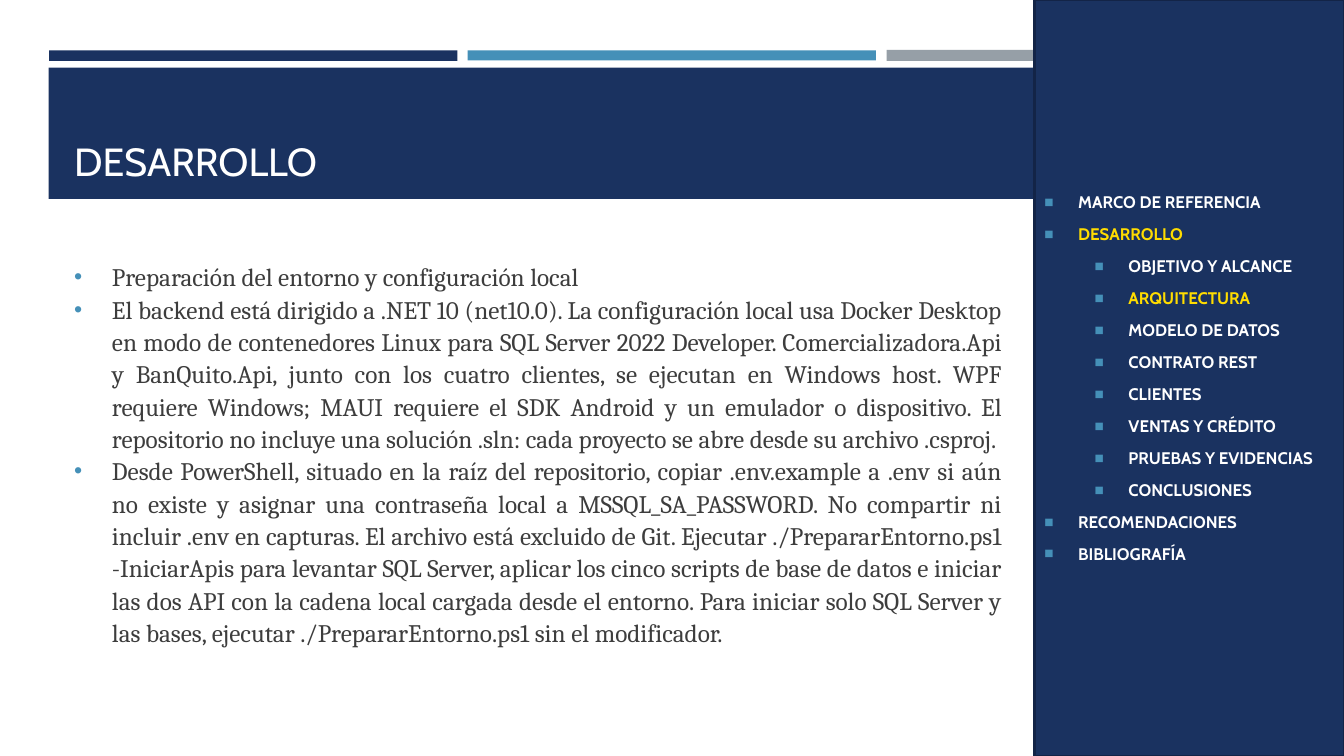
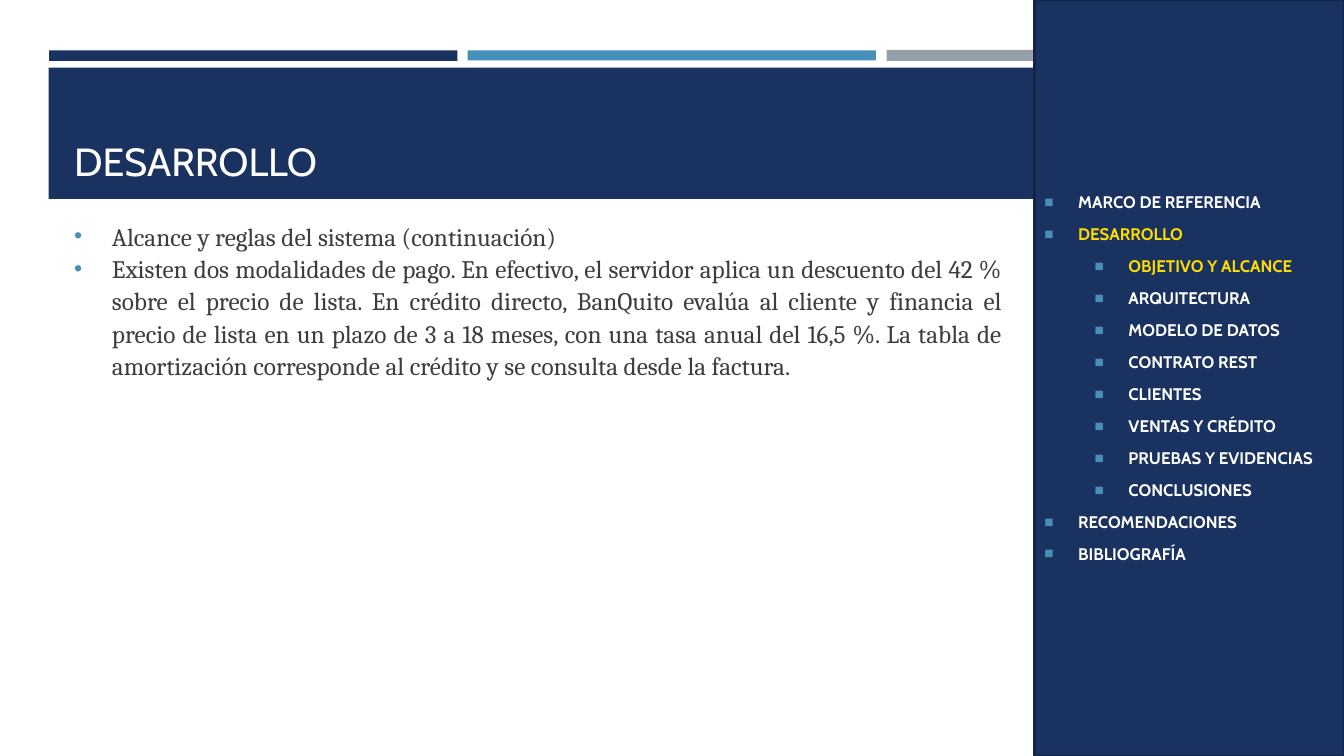
Before and after one commit to gamurigm/examen-arq-1, a slide deck: slide 7 of 05. DOCUMENTACION/02. PRESENTACION/PRESENTACION_CELULAR_BDDLOCAL_RESTFUL_DOTNET_GR09.pptx. Drawn at 1344x756 pixels with LibreOffice and Linux fonts; fonts in the diff are those of the drawing. Boxes give left, top, right and bottom in pixels: in the first picture for what was removed or moved away, otherwise in the second. Text is boxed around its words. In the diff, an @@ line names an element or a change of style, - is before the commit and + after.

```diff
--- a/05. DOCUMENTACION/02. PRESENTACION/PRESENTACION_CELULAR_BDDLOCAL_RESTFUL_DOTNET_GR09.pptx
+++ b/05. DOCUMENTACION/02. PRESENTACION/PRESENTACION_CELULAR_BDDLOCAL_RESTFUL_DOTNET_GR09.pptx
@@ text "Alcance y reglas del sistema ..." at (x1=112, y1=228, x2=1002, y2=381): vertical alignment middle to top @@
@@ text at (x1=112, y1=228, x2=1002, y2=381): text changed @@
-• Preparación del entorno y configuración local
-• El backend está dirigido a .NET 10 (net10.0). La configuración local usa Docker Desktop en modo de contenedores Linux para SQL Server 2022 Developer. Comercializadora.Api y BanQuito.Api, junto con los cuatro clientes, se ejecutan en Windows host. WPF requiere Windows; MAUI requiere el SDK Android y un emulador o dispositivo. El repositorio no incluye una solución .sln: cada proyecto se abre desde su archivo .csproj.
-• Desde PowerShell, situado en la raíz del repositorio, copiar .env.example a .env si aún no existe y asignar una contraseña local a MSSQL_SA_PASSWORD. No compartir ni incluir .env en capturas. El archivo está excluido de Git. Ejecutar ./PrepararEntorno.ps1 -IniciarApis para levantar SQL Server, aplicar los cinco scripts de base de datos e iniciar las dos API con la cadena local cargada desde el entorno. Para iniciar solo SQL Server y las bases, ejecutar ./PrepararEntorno.ps1 sin el modificador.
+• Alcance y reglas del sistema (continuación)
+• Existen dos modalidades de pago. En efectivo, el servidor aplica un descuento del 42 % sobre el precio de lista. En crédito directo, BanQuito evalúa al cliente y financia el precio de lista en un plazo de 3 a 18 meses, con una tasa anual del 16,5 %. La tabla de amortización corresponde al crédito y se consulta desde la factura.
@@ text in rectangle at (x1=1128, y1=260, x2=1292, y2=305): text colour #FFFFFF to #FFDC00 in "OBJETIVO Y ALCANCE"; text colour #FFDC00 to #FFFFFF in "ARQUITECTURA" @@
```
Also in this commit, not shown: 91 other slides changed, 82 slides added, 1 slide removed, 4 other files.
